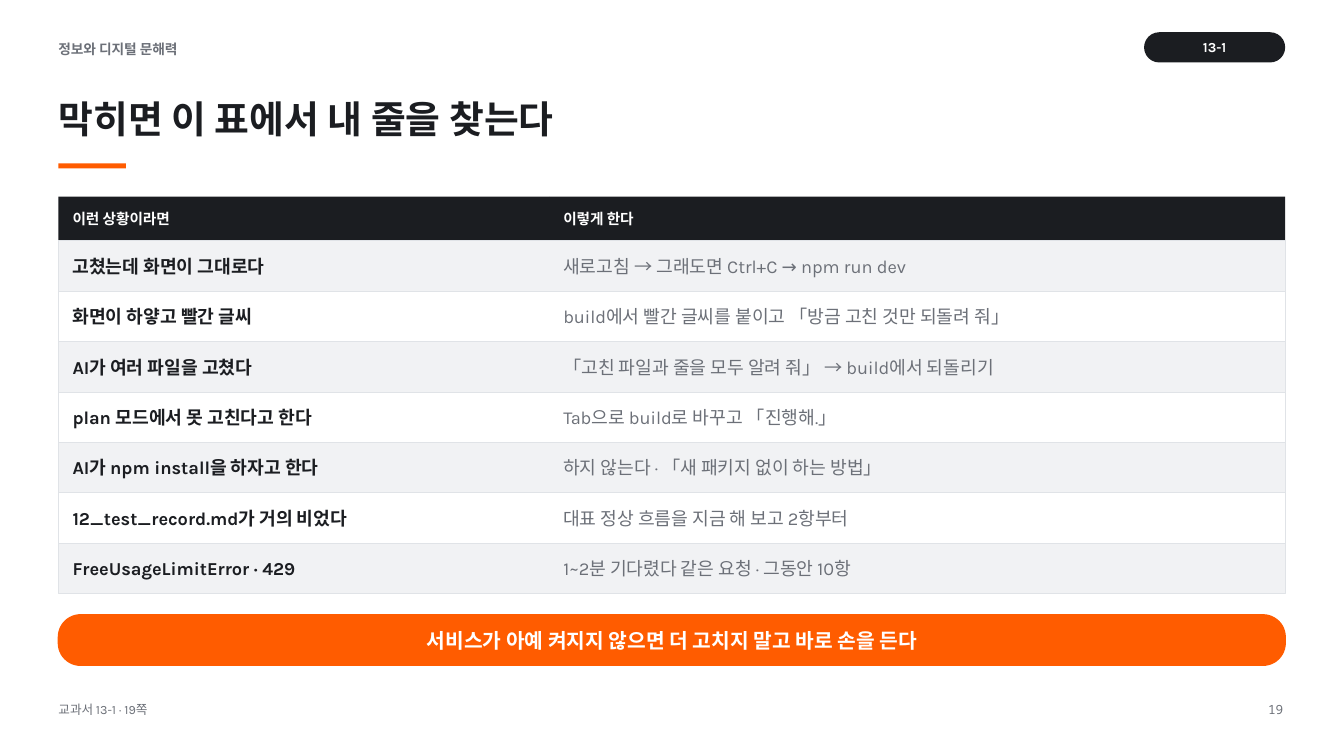
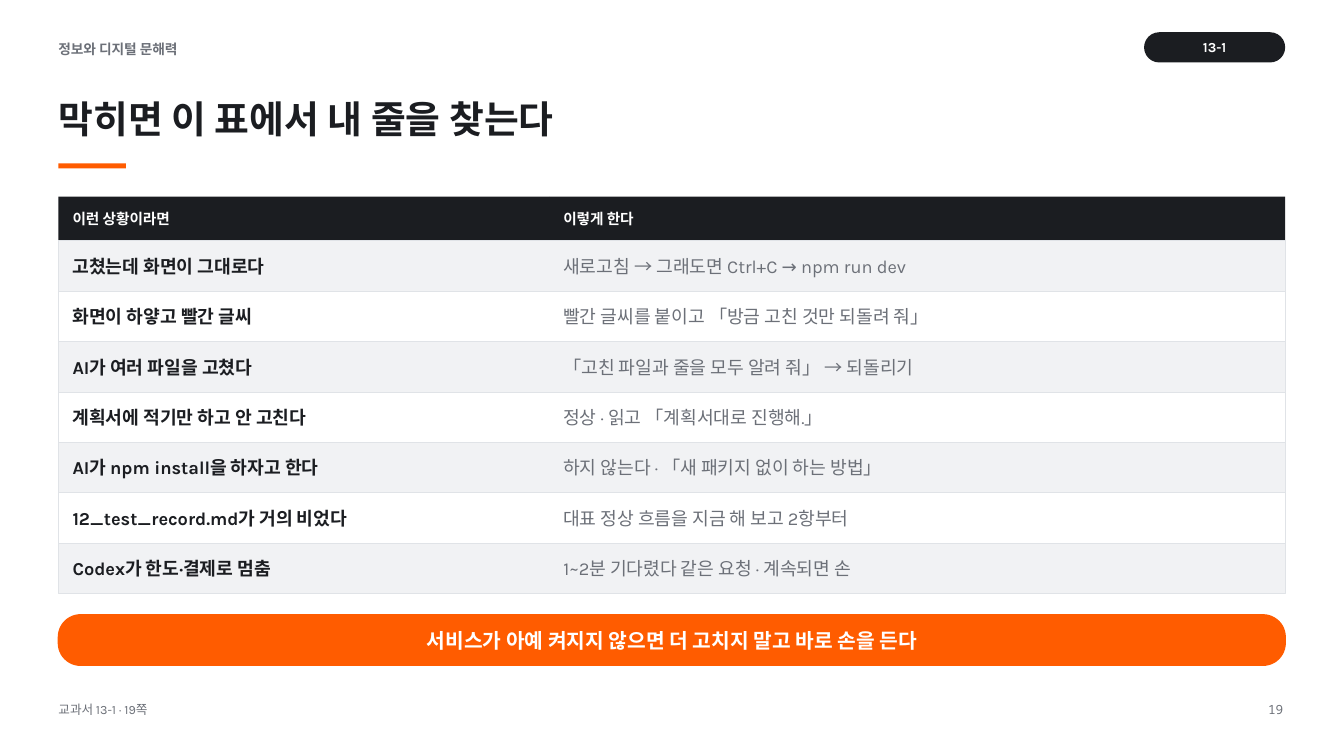
Before and after one commit to vcl-korea/2026-2nd-semester__jdh, a slide deck: slide 19 of 13/ppt/13-1_수행평가_3_안내와_마무리.pptx. Drawn at 1344x756 pixels with LibreOffice and Linux fonts; fonts in the diff are those of the drawing. Boxes give left, top, right and bottom in pixels: in the first picture for what was removed or moved away, otherwise in the second. Text is boxed around its words. In the diff, an @@ line names an element or a change of style, - is before the commit and + after.

```diff
--- a/13/ppt/13-1_수행평가_3_안내와_마무리.pptx
+++ b/13/ppt/13-1_수행평가_3_안내와_마무리.pptx
@@ text at (563, 307, 929, 325): text changed @@
-build에서 빨간 글씨를 붙이고 「방금 고친 것만 되돌려 줘」
+빨간 글씨를 붙이고 「방금 고친 것만 되돌려 줘」
@@ text at (563, 358, 914, 376): text changed @@
-「고친 파일과 줄을 모두 알려 줘」 → build에서 되돌리기
+「고친 파일과 줄을 모두 알려 줘」 → 되돌리기
@@ text at (73, 408, 306, 426): text changed @@
-plan 모드에서 못 고친다고 한다
+계획서에 적기만 하고 안 고친다
@@ text at (563, 408, 822, 426): text changed @@
-Tab으로 build로 바꾸고 「진행해.」
+정상 · 읽고 「계획서대로 진행해.」
@@ text at (73, 559, 270, 577): text changed @@
-FreeUsageLimitError · 429
+Codex가 한도·결제로 멈춤
@@ text at (563, 560, 851, 577): text changed @@
-1~2분 기다렸다 같은 요청 · 그동안 10항
+1~2분 기다렸다 같은 요청 · 계속되면 손
```
Also in this commit, not shown: 16 other slides changed, 57 other files.
